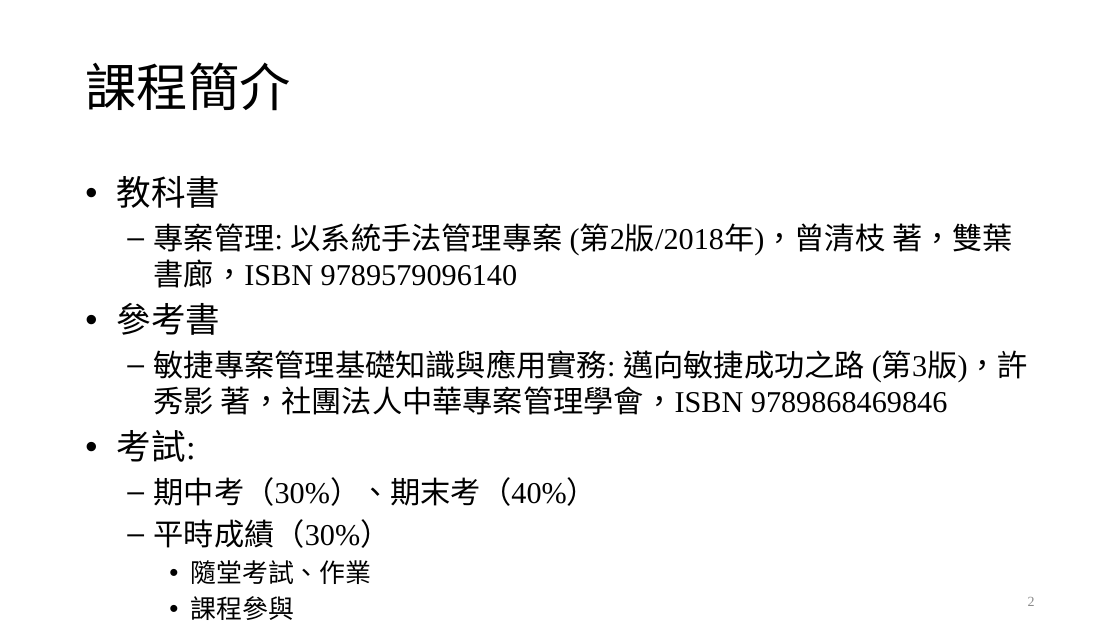
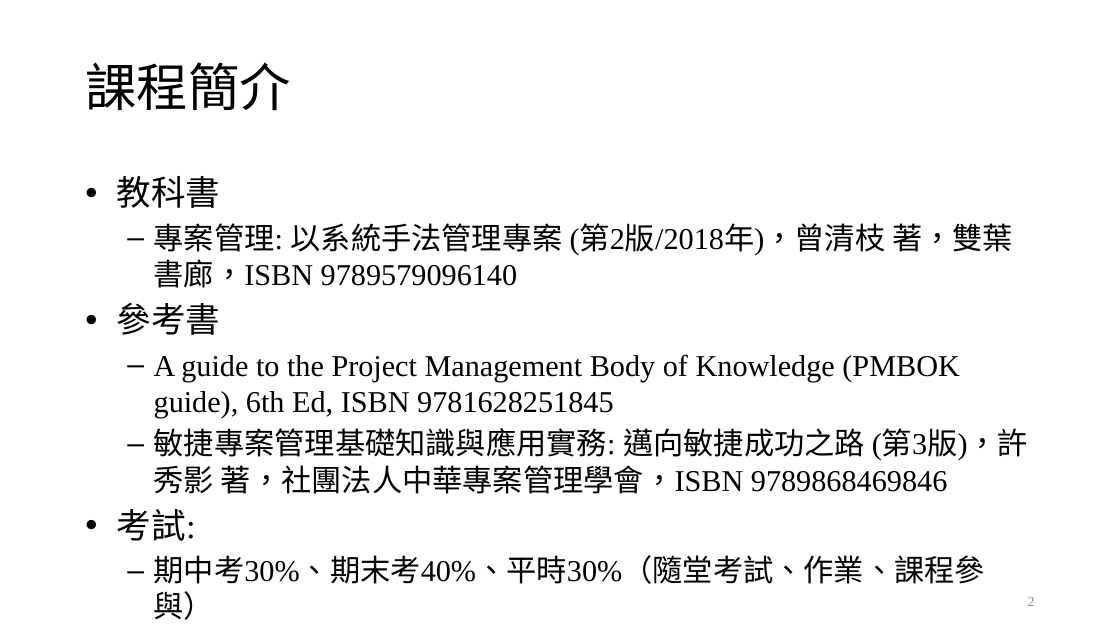
Before and after one commit to ywdeng/uscojywdeng, a slide deck: slide 2 of src/assets/1091/ProjectManagement/CH00/00-intro.pptx. Drawn at 1120x630 pixels with LibreOffice and Linux fonts; fonts in the diff are those of the drawing. Boxes give left, top, right and bottom in pixels: in the first picture for what was removed or moved away, otherwise in the second. Text is boxed around its words. In the diff, an @@ line names an element or a change of style, - is before the commit and + after.

```diff
--- a/src/assets/1091/ProjectManagement/CH00/00-intro.pptx
+++ b/src/assets/1091/ProjectManagement/CH00/00-intro.pptx
@@ text at box(154, 354, 960, 417): paragraph added @@
+  – A guide to the Project Management Body of Knowledge (PMBOK guide), 6th Ed, ISBN 9781628251845
@@ text at box(154, 555, 985, 584): text changed @@
-  – 期中考（30%）、期末考（40%）
-  – 平時成績（30%）
-    • 隨堂考試、作業
-    • 課程參與
+  – 期中考30%、期末考40%、平時30%（隨堂考試、作業、課程參與）
```
Also in this commit, not shown: 3 other files.
